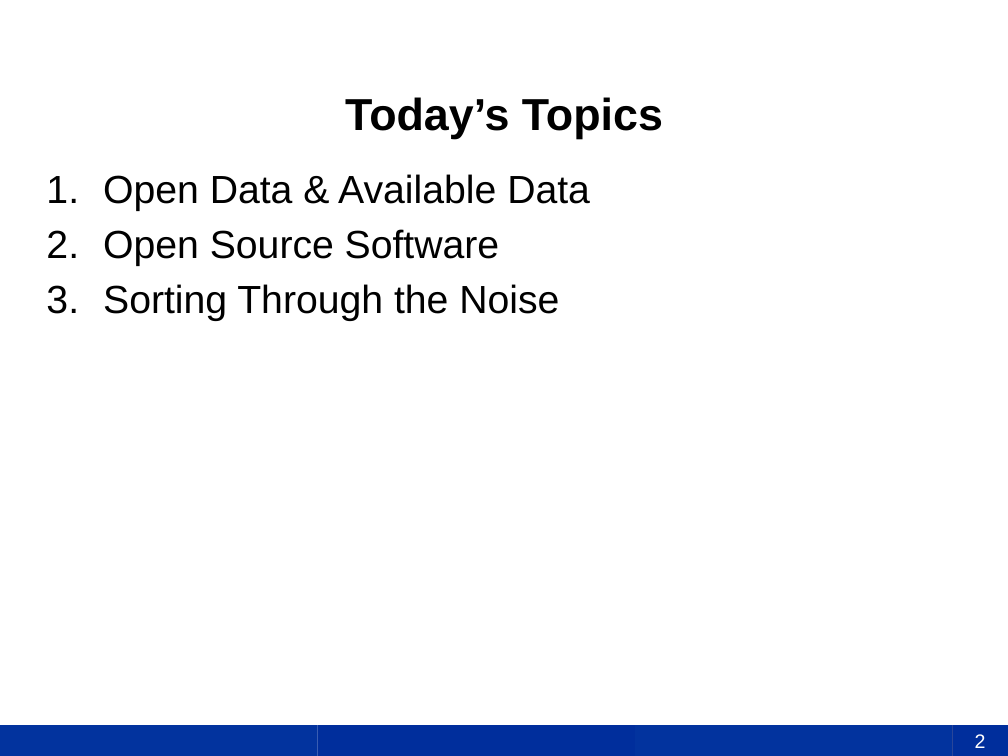
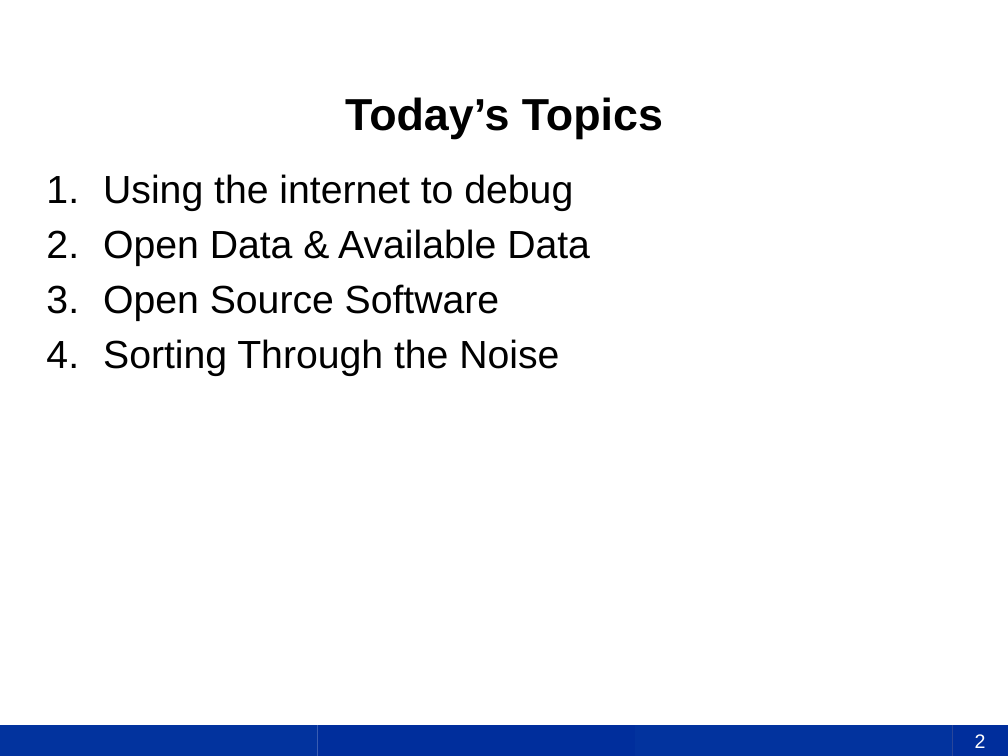
Before and after one commit to uky-transport-data-science/ce599, a slide deck: slide 2 of 08-Resources/8-Resources.pptx. Drawn at 1008x756 pixels with LibreOffice and Linux fonts; fonts in the diff are those of the drawing; background and template pictures are left out. Boxes give left, top, right and bottom in pixels: in the first picture for what was removed or moved away, otherwise in the second. Text is boxed around its words. In the diff, an @@ line names an element or a change of style, - is before the commit and + after.

Commit message:
More info on debugging.

```diff
--- a/08-Resources/8-Resources.pptx
+++ b/08-Resources/8-Resources.pptx
@@ text at box(103, 174, 573, 211): paragraph added @@
+1. Using the internet to debug
```
Also in this commit, not shown: 1 other slide changed, 5 slides added, 1 other file.
